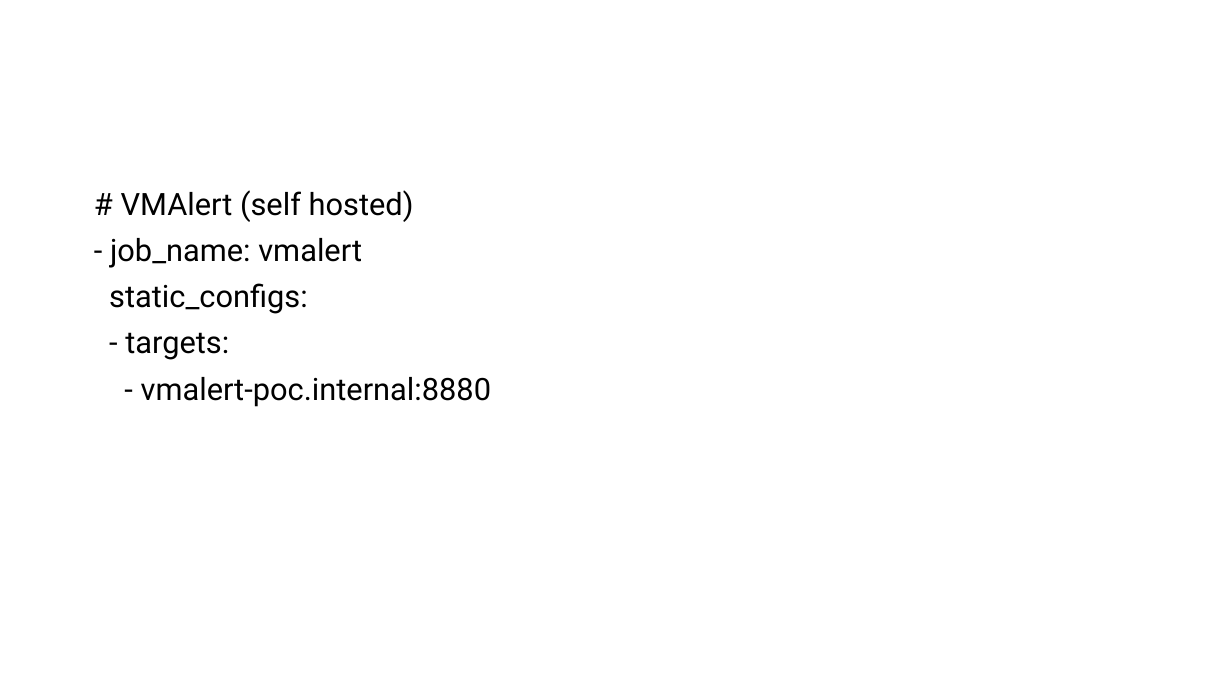
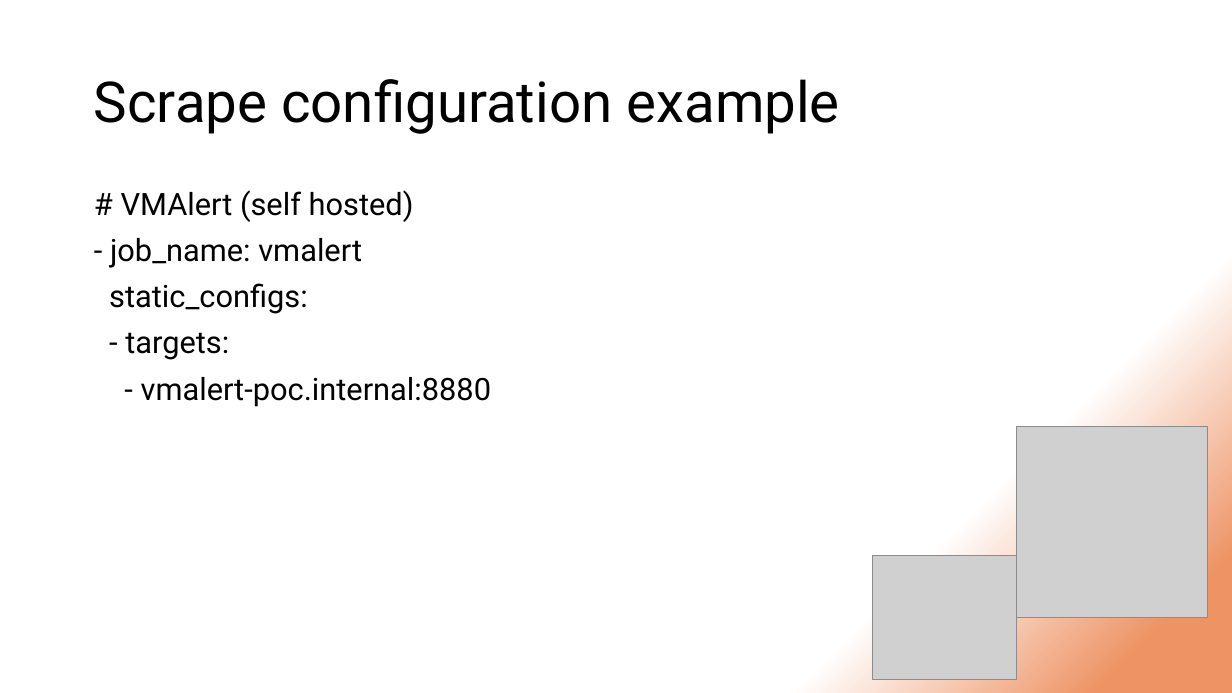
Before and after one commit to DStefanow/victoriametrics-poc, a slide deck: slide 28 of presentation-content/migrating-from-prometheus-to-vm.pptx. Drawn at 1232x693 pixels with LibreOffice and Linux fonts; fonts in the diff are those of the drawing; grey boxes stand for pictures. Boxes give left, top, right and bottom in pixels: in the first picture for what was removed or moved away, otherwise in the second. Text is boxed around its words. In the diff, an @@ line names an element or a change of style, - is before the commit and + after.

Commit message:
Change background for presentation

```diff
--- a/presentation-content/migrating-from-prometheus-to-vm.pptx
+++ b/presentation-content/migrating-from-prometheus-to-vm.pptx
@@ background #FFFFFF to gradient #FFFFFF to #EE9364 @@
@@ title added at (x1=94, y1=79, x2=839, y2=134), 44 pt, text #000000 @@
+Scrape configuration example
@@ picture added at (x1=1017, y1=427, x2=1208, y2=618) @@
@@ picture added at (x1=872, y1=555, x2=1017, y2=679) @@
```
Also in this commit, not shown: 46 other slides changed, 3 slides added, 3 slides removed.
